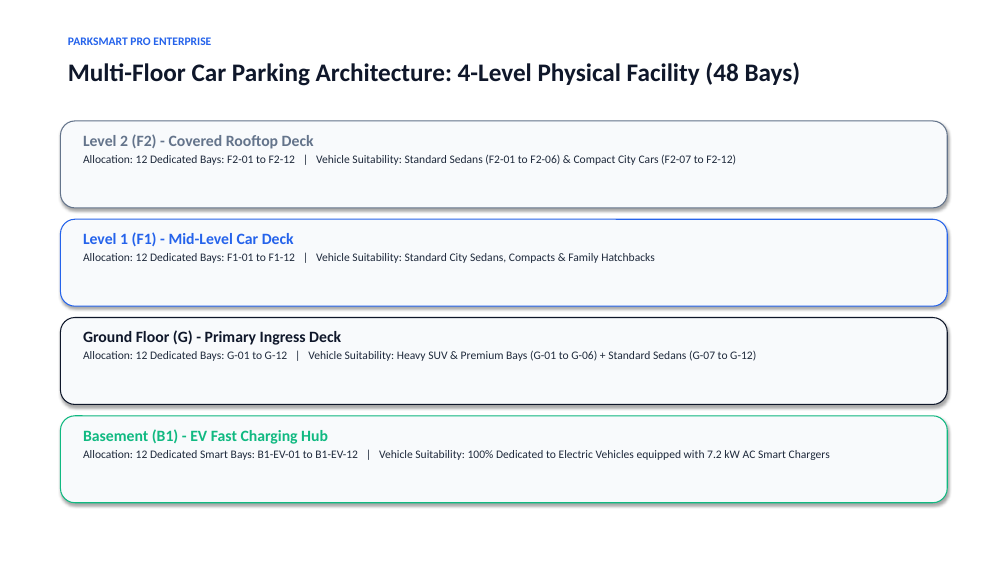
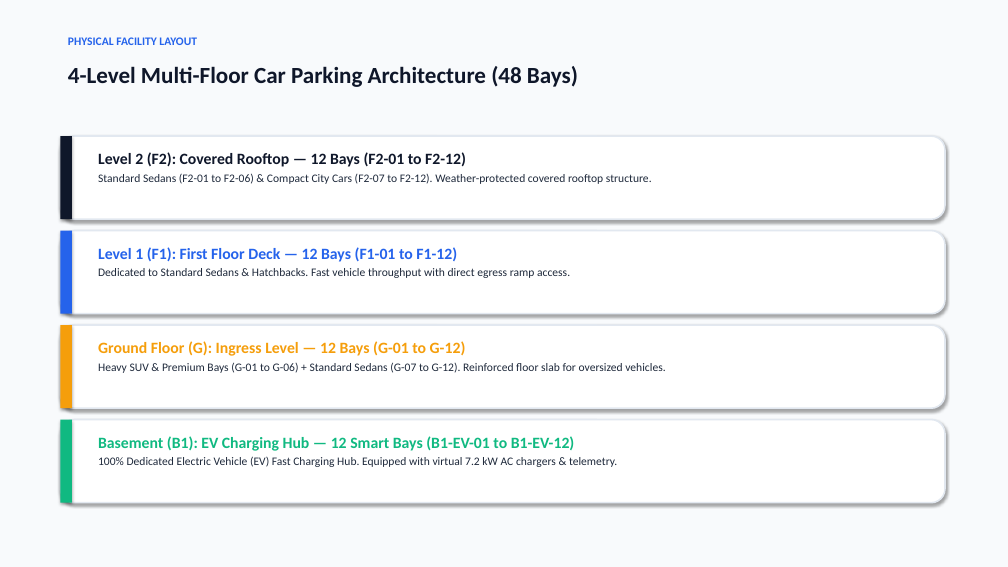
Before and after one commit to HarshitBhatt691/Parking_Management_System_tqm, a slide deck: slide 13 of ParkSmart_Pro_Enterprise_Presentation.pptx (slide 5 before the commit). Drawn at 1008x567 pixels with LibreOffice and Linux fonts; fonts in the diff are those of the drawing. Boxes give left, top, right and bottom in pixels: in the first picture for what was removed or moved away, otherwise in the second. Text is boxed around its words. In the diff, an @@ line names an element or a change of style, - is before the commit and + after.

Commit message:
docs: update PowerPoint presentation and defense slides with multi-stakeholder workstations, ER diagram, multi-floor car architecture, EV charging, and Poka-Yoke RTO engine

```diff
--- a/ParkSmart_Pro_Enterprise_Presentation.pptx
+++ b/ParkSmart_Pro_Enterprise_Presentation.pptx
@@ rectangle added at [0, 0, 1008, 567], fill #F8FAFC @@
@@ text removed at [68, 37, 211, 45] @@
-PARKSMART PRO ENTERPRISE
@@ text added at [68, 37, 197, 45], 11 pt, text #2563EB, bold @@
+PHYSICAL FACILITY LAYOUT
@@ text at [68, 66, 578, 87]: text changed; size 24 to 22 pt @@
-Multi-Floor Car Parking Architecture: 4-Level Physical Facility (48 Bays)
+4-Level Multi-Floor Car Parking Architecture (48 Bays)
@@ rounded rectangle: place and size @@
-rounded rectangle at [60, 121, 948, 208]
+rounded rectangle at [60, 136, 945, 219]
@@ rounded rectangle at [60, 136, 945, 219]: fill #F8FAFC to #FFFFFF; outline #64748B 1 pt to #E2E8F0 1.5 pt @@
@@ rectangle added at [60, 136, 72, 219], fill #0F172A @@
@@ text at [98, 152, 652, 184]: text changed @@
-Level 2 (F2) - Covered Rooftop Deck
-Allocation: 12 Dedicated Bays: F2-01 to F2-12 | Vehicle Suitability: Standard Sedans (F2-01 to F2-06) & Compact City Cars (F2-07 to F2-12)
+Level 2 (F2): Covered Rooftop — 12 Bays (F2-01 to F2-12)
+Standard Sedans (F2-01 to F2-06) & Compact City Cars (F2-07 to F2-12). Weather-protected covered rooftop structure.
@@ rounded rectangle: place and size @@
-rounded rectangle at [60, 219, 948, 306]
+rounded rectangle at [60, 231, 945, 314]
@@ rounded rectangle at [60, 231, 945, 314]: fill #F8FAFC to #FFFFFF; outline #2563EB 1 pt to #E2E8F0 1.5 pt @@
@@ rectangle added at [60, 231, 72, 314], fill #2563EB @@
@@ text at [98, 247, 570, 278]: text changed @@
-Level 1 (F1) - Mid-Level Car Deck
-Allocation: 12 Dedicated Bays: F1-01 to F1-12 | Vehicle Suitability: Standard City Sedans, Compacts & Family Hatchbacks
+Level 1 (F1): First Floor Deck — 12 Bays (F1-01 to F1-12)
+Dedicated to Standard Sedans & Hatchbacks. Fast vehicle throughput with direct egress ramp access.
@@ rounded rectangle: place and size @@
-rounded rectangle at [60, 318, 948, 405]
+rounded rectangle at [60, 325, 945, 408]
@@ rounded rectangle at [60, 325, 945, 408]: fill #F8FAFC to #FFFFFF; outline #0F172A 1 pt to #E2E8F0 1.5 pt @@
@@ rectangle added at [60, 325, 72, 408], fill #F59E0B @@
@@ text at [98, 341, 665, 373]: text changed @@
-Ground Floor (G) - Primary Ingress Deck
-Allocation: 12 Dedicated Bays: G-01 to G-12 | Vehicle Suitability: Heavy SUV & Premium Bays (G-01 to G-06) + Standard Sedans (G-07 to G-12)
+Ground Floor (G): Ingress Level — 12 Bays (G-01 to G-12)
+Heavy SUV & Premium Bays (G-01 to G-06) + Standard Sedans (G-07 to G-12). Reinforced floor slab for oversized vehicles.
@@ rounded rectangle: place and size @@
-rounded rectangle at [60, 416, 948, 503]
+rounded rectangle at [60, 420, 945, 503]
@@ rounded rectangle at [60, 420, 945, 503]: fill #F8FAFC to #FFFFFF; outline #10B981 1 pt to #E2E8F0 1.5 pt @@
@@ rectangle added at [60, 420, 72, 503], fill #10B981 @@
@@ text at [98, 436, 617, 467]: text changed @@
-Basement (B1) - EV Fast Charging Hub
-Allocation: 12 Dedicated Smart Bays: B1-EV-01 to B1-EV-12 | Vehicle Suitability: 100% Dedicated to Electric Vehicles equipped with 7.2 kW AC Smart Chargers
+Basement (B1): EV Charging Hub — 12 Smart Bays (B1-EV-01 to B1-EV-12)
+100% Dedicated Electric Vehicle (EV) Fast Charging Hub. Equipped with virtual 7.2 kW AC chargers & telemetry.
```
Also in this commit, not shown: 8 other slides changed, 9 slides added, 8 slides removed, 5 other files.
